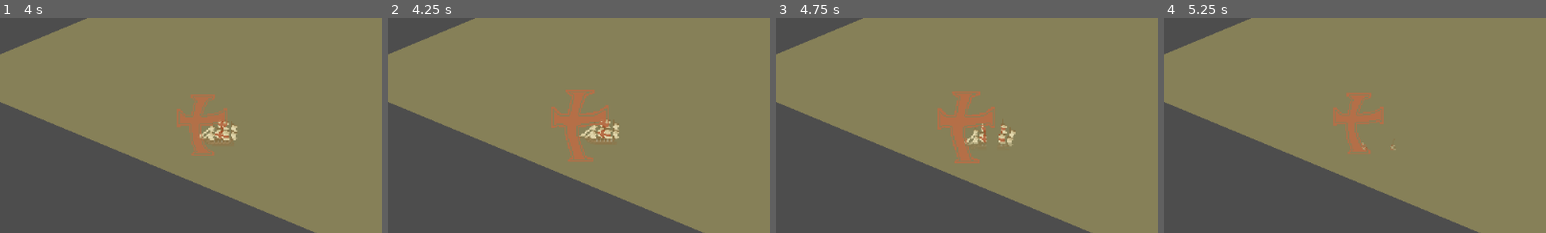
Above: before the commit, frames 1-4 (left to right).
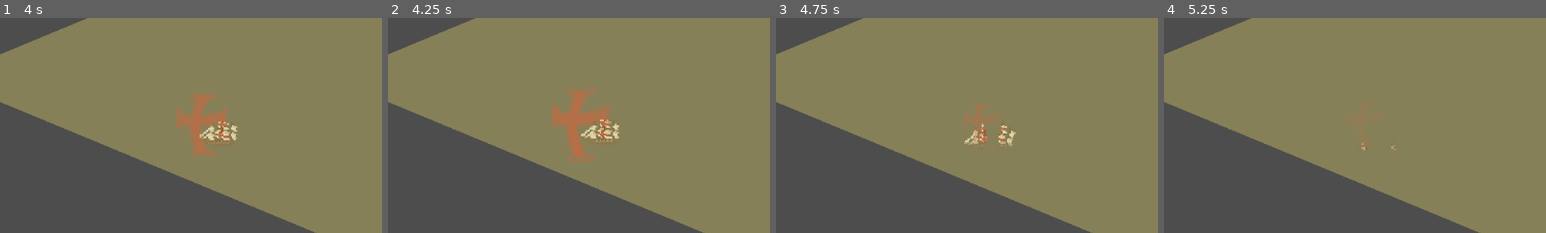
Above: after the commit, the same moments.

Repository: TrueHopolok/gj_solarnight
Game: Godot game, scene res://scenes/enemy/enemy_shield/shield_test.tscn
The game is run twice, just before and just after one commit, with the same random seed, the same clock (stepped at 60 frames per second) and the same inputs. This scene is started directly instead of the project's main scene. Sound files missing from this copy of the repository are replaced by a short silence.
Inputs (mouse positions are % of the whole screen's width and height, from its top left):
- Up to frame 1 (4 s): move the mouse to (72, 45) at 0.52 s; hold Right mouse button (delete_building) 0.53-1.28 s; move the mouse to (30, 55) at 1.27 s; tap Space (deselect) at 1.35 s; move the mouse to (60, 28) at 2.02 s; press the mouse at (60, 28) at 2.03 s; move the mouse to (45, 70) at 2.77 s; release the mouse at (45, 70) at 2.78 s; tap Left (projector_ccw) at 2.85 s; move the mouse to (80, 65) at 3.52 s; tap Right (projector_cw) at 3.6 s
- Up to frame 2 (4.25 s): tap ' (debug_killall) at 4.15 s
- Up to frame 3 (4.75 s): move the mouse to (20, 35) at 4.27 s; tap Q (select_canon) at 4.35 s
- Up to frame 4 (5.25 s): tap \ (debug_kys) at 4.9 s; move the mouse to (55, 50) at 5.02 s; tap W (select_laser) at 5.1 s
The pictures show only the part of the screen within x 14-64%, y 37-87%; the shares and areas given below are measured in that part.

Frame 1 is identical in both runs. In frame 2, 0.8% of the frame differs, in the area x 42-58%, y 32-67%; in frame 3, 1.8%, in the area x 42-58%, y 34-68%; in frame 4, 1.3%.
Error in both runs: Invalid access to property or key 'global_position' on a base object of type 'Nil'. (res://scenes/building/tower/canonball.gd:18)

Commit message:
feature: shield animations

Diff:
--- a/scenes/enemy/enemy_shield/enemy_shield.gd
+++ b/scenes/enemy/enemy_shield/enemy_shield.gd
@@ -6,14 +6,21 @@
 var _health: int = 90
 
 @onready var sprite_2d: AnimatedSprite2D = $Sprite2D
+@onready var animation_player: AnimationPlayer = $AnimationPlayer
+
+
+func _ready() -> void:
+	animation_player.animation_finished.connect(func(anim: StringName) -> void:
+		if anim == &"death":
+			queue_free()
+	)
 
 
 func damage(dmg: int) -> void:
 	_health -= dmg
 	if _health <= 0:
 		$CollisionShape2D.set_deferred(&'disabled', true)
-		# TODO: show death
-		queue_free()
+		animation_player.play("death")
 
 
 func is_dead() -> bool:
--- a/scenes/enemy/enemy_shield/enemy_shield.tscn
+++ b/scenes/enemy/enemy_shield/enemy_shield.tscn
@@ -99,6 +99,59 @@
 "transitions": PackedFloat32Array(1),
 "update": 1,
 "values": [0.0]
+}
+tracks/4/type = "value"
+tracks/4/imported = false
+tracks/4/enabled = true
+tracks/4/path = NodePath("Sprite2D:offset")
+tracks/4/interp = 1
+tracks/4/loop_wrap = true
+tracks/4/keys = {
+"times": PackedFloat32Array(0),
+"transitions": PackedFloat32Array(1),
+"update": 0,
+"values": [Vector2(-1, 0)]
+}
+
+[sub_resource type="Animation" id="Animation_cec02"]
+resource_name = "death"
+length = 1.6250125
+step = 0.125
+tracks/0/type = "value"
+tracks/0/imported = false
+tracks/0/enabled = true
+tracks/0/path = NodePath("Sprite2D:frame")
+tracks/0/interp = 1
+tracks/0/loop_wrap = true
+tracks/0/keys = {
+"times": PackedFloat32Array(0, 0.2, 0.39999998, 0.6, 0.8, 1, 1.2, 1.4),
+"transitions": PackedFloat32Array(1, 1, 1, 1, 1, 1, 1, 1),
+"update": 1,
+"values": [4, 3, 1, 2, 1, 2, 1, 0]
+}
+tracks/1/type = "value"
+tracks/1/imported = false
+tracks/1/enabled = true
+tracks/1/path = NodePath("Sprite2D:modulate")
+tracks/1/interp = 1
+tracks/1/loop_wrap = true
+tracks/1/keys = {
+"times": PackedFloat32Array(0, 1.375),
+"transitions": PackedFloat32Array(1, 1),
+"update": 0,
+"values": [Color(1, 1, 1, 1), Color(1, 1, 1, 0)]
+}
+tracks/2/type = "value"
+tracks/2/imported = false
+tracks/2/enabled = true
+tracks/2/path = NodePath("Sprite2D:offset")
+tracks/2/interp = 2
+tracks/2/loop_wrap = true
+tracks/2/keys = {
+"times": PackedFloat32Array(0, 0.0625, 0.125, 0.1875, 0.25, 0.3125, 0.375, 0.4375, 0.5, 0.5625, 0.625, 0.6875, 0.75, 0.8125, 0.875, 0.9375, 1, 1.0625, 1.125, 1.1875, 1.25, 1.3125, 1.375, 1.4375),
+"transitions": PackedFloat32Array(1, 1, 1, 1, 1, 1, 1, 1, 1, 1, 1, 1, 1, 1, 1, 1, 1, 1, 1, 1, 1, 1, 1, 1),
+"update": 0,
+"values": [Vector2(-1, 0), Vector2(1, 0), Vector2(-1, 0), Vector2(1, 0), Vector2(-1, 0), Vector2(1, 0), Vector2(-1, 0), Vector2(1, 0), Vector2(-1, 0), Vector2(1, 0), Vector2(-1, 0), Vector2(1, 0), Vector2(-1, 0), Vector2(1, 0), Vector2(-1, 0), Vector2(1, 0), Vector2(-1, 0), Vector2(1, 0), Vector2(-1, 0), Vector2(1, 0), Vector2(-1, 0), Vector2(1, 0), Vector2(-1, 0), Vector2(1, 0)]
 }
 
 [sub_resource type="Animation" id="Animation_c7bhs"]
@@ -187,6 +240,7 @@
 [sub_resource type="AnimationLibrary" id="AnimationLibrary_gsuwy"]
 _data = {
 &"RESET": SubResource("Animation_okj4e"),
+&"death": SubResource("Animation_cec02"),
 &"intro": SubResource("Animation_c7bhs"),
 &"loop": SubResource("Animation_s6q51")
 }
--- a/scenes/enemy/enemy_type/enemy_shield.gd
+++ b/scenes/enemy/enemy_type/enemy_shield.gd
@@ -6,3 +6,7 @@
 	var shield := $Shield as Node2D
 	shield.set_flipped(position.x < 0.0)
 	shield.position = ($ShieldPosR if position.x < 0.0 else $ShieldPosL).position
+
+	died.connect(func (_materials: int) -> void:
+		if is_instance_valid(shield):
+			shield.damage(999999999))
--- a/scenes/enemy/enemy_type/enemy_shield.tscn
+++ b/scenes/enemy/enemy_type/enemy_shield.tscn
@@ -83,12 +83,6 @@
 
 [node name="Enemy" unique_id=840357590 instance=ExtResource("1_1y5xm")]
 script = ExtResource("2_wr53y")
-_health = null
-_attack_damage = null
-_attack_cooldown = null
-_movement_speed = null
-_materials_dropped = null
-_ignore_buildings = null
 
 [node name="Sprite2D" parent="." index="0" unique_id=2079620814]
 position = Vector2(-3, -3)
